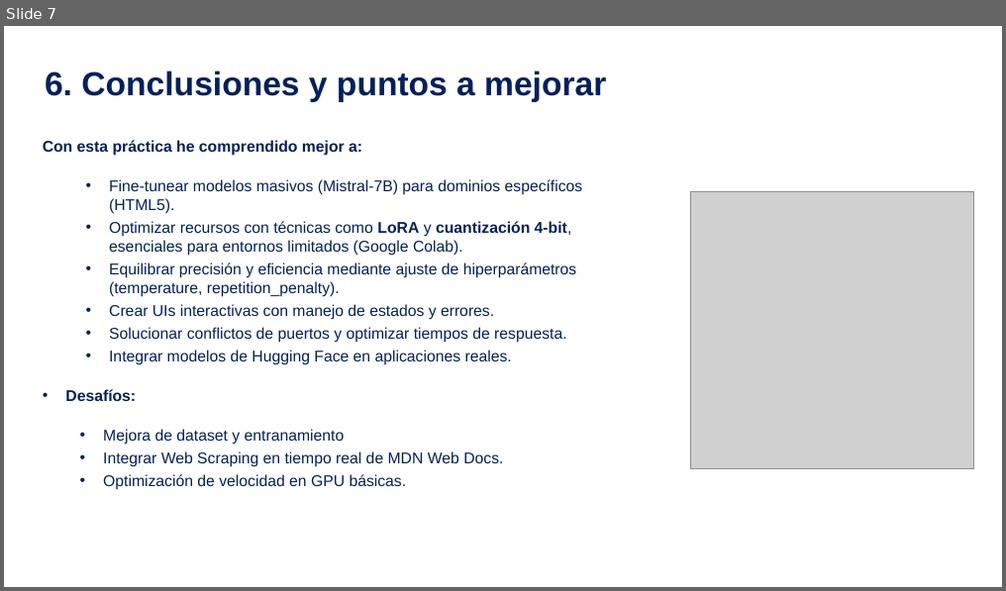
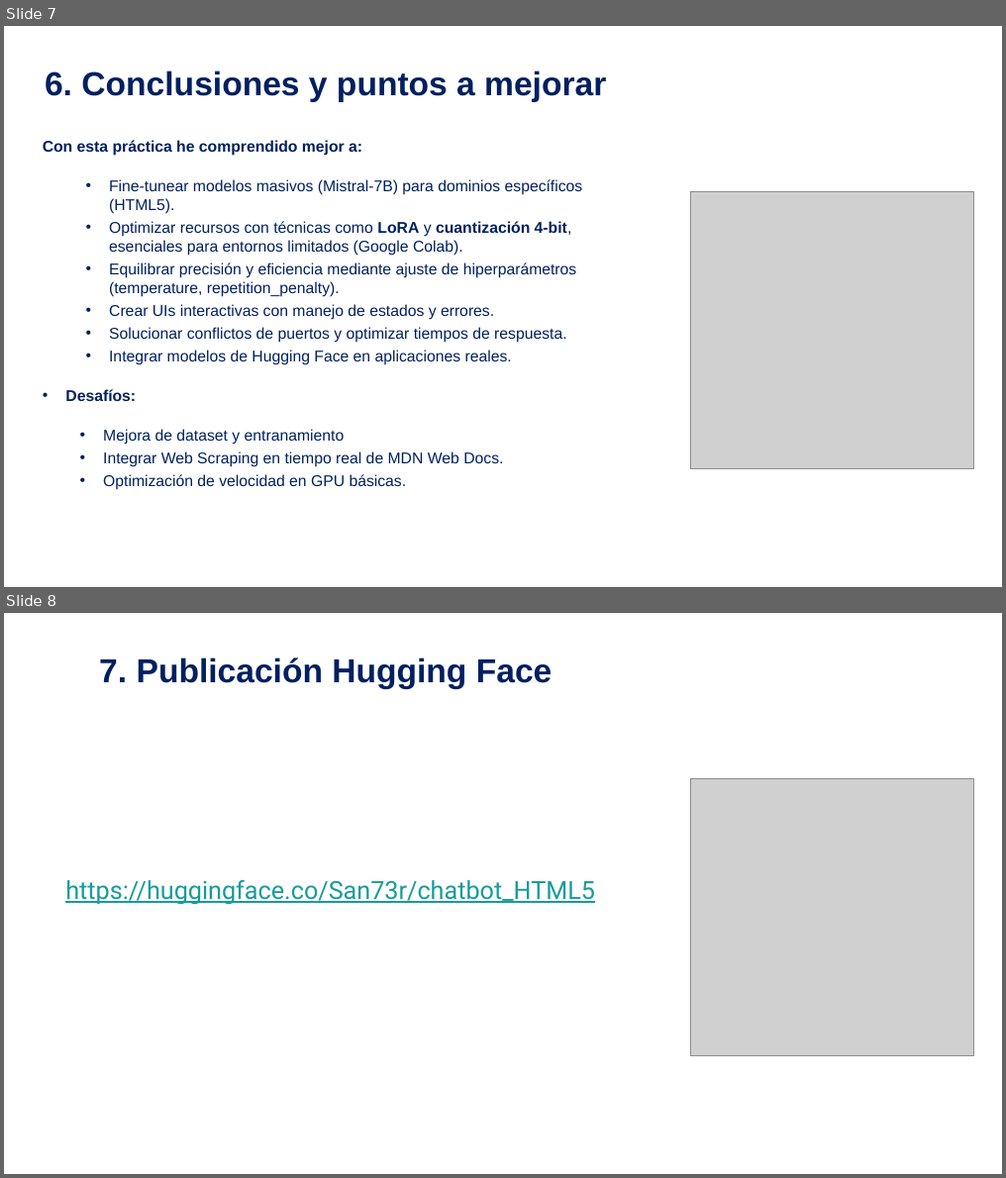
Before and after one commit to Sandy-Rod/IA_ChatBot_HTML5, a slide deck: Practica_AI_SR.pptx. Shown one above the other, each under a label of ours: slide 7 before the commit, slides 7 and 8 after it. The pictures are 1006x591 and 1006x1178 pixels, drawn with LibreOffice and Linux fonts; fonts in the diff are those of the drawing; grey boxes stand for pictures. Boxes give left, top, right and bottom in pixels: in the first picture for what was removed or moved away, otherwise in the second. Text is boxed around its words. In the diff, an @@ line names an element or a change of style, - is before the commit and + after.

```diff
--- a/Practica_AI_SR.pptx
+++ b/Practica_AI_SR.pptx
@@ slide 8 added at (x1=4, y1=613, x2=1002, y2=1174), background #FFFFFF @@
@@ title added at (x1=99, y1=658, x2=552, y2=689), 32 pt, text #002060, bold @@
+7. Publicación Hugging Face
@@ picture added at (x1=690, y1=779, x2=973, y2=1057) @@
@@ text added at (x1=65, y1=880, x2=595, y2=905), 24 pt, text #169C9A, underline @@
+https://huggingface.co/San73r/chatbot_HTML5
```
